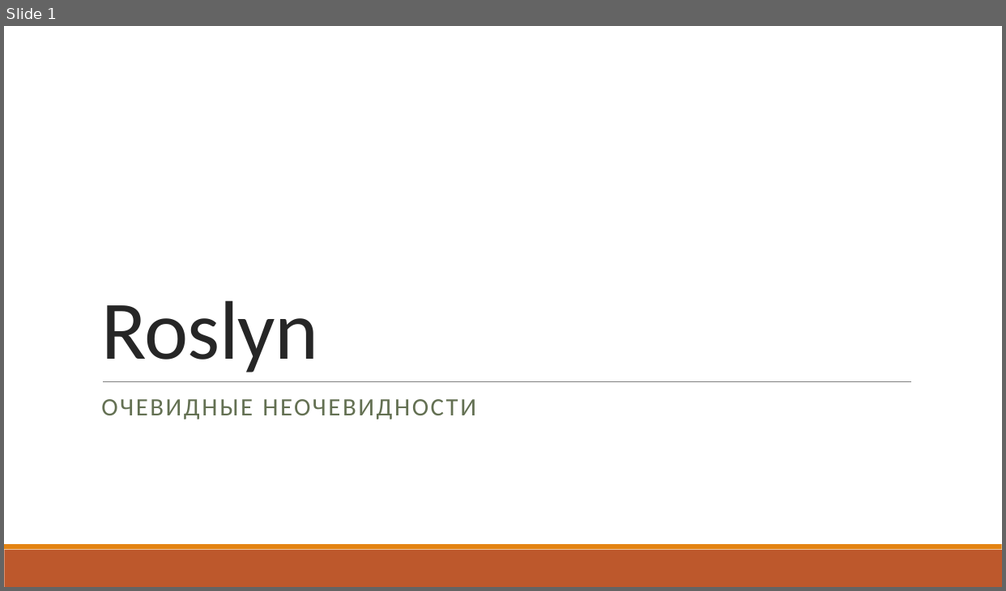
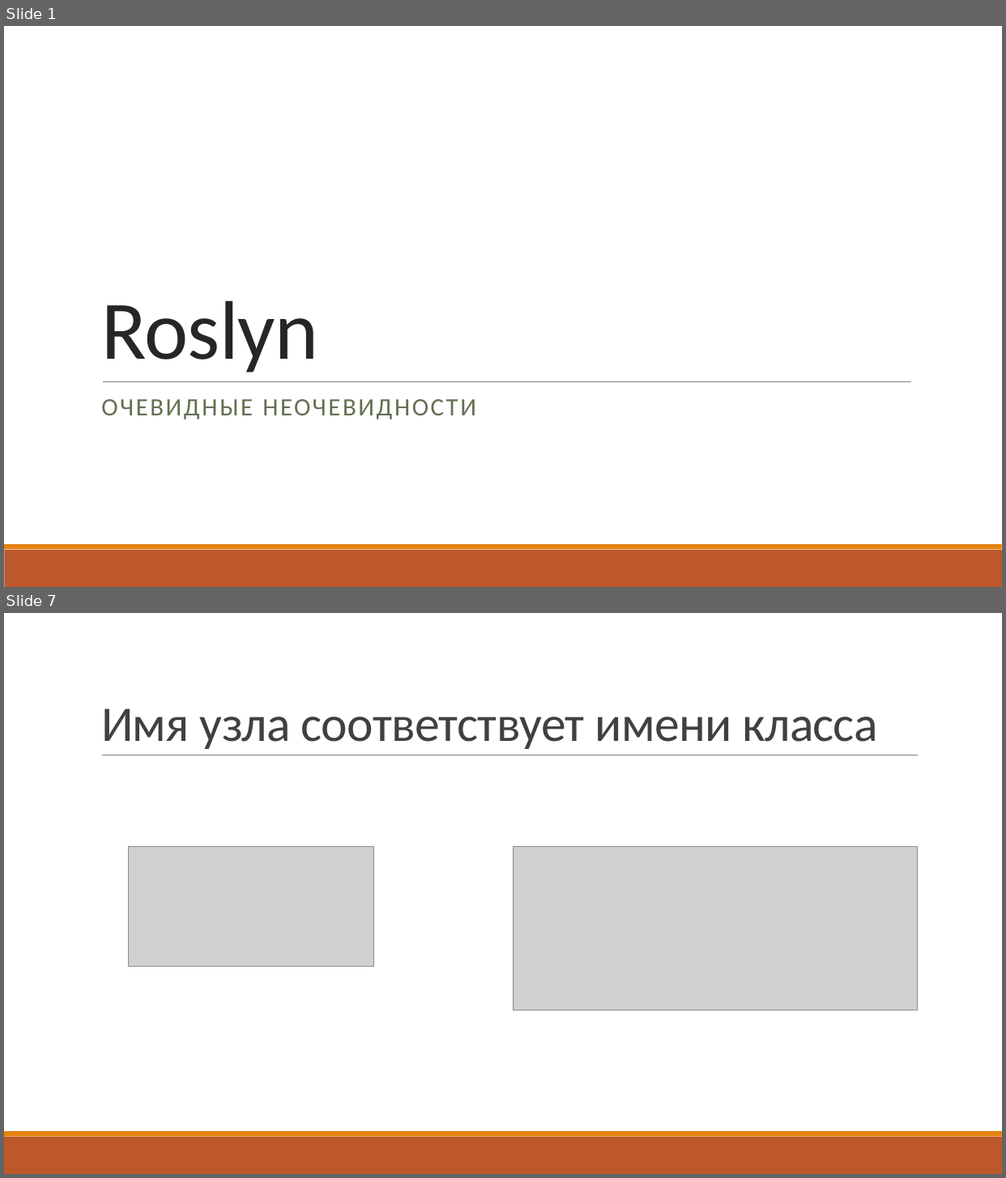
Before and after one commit to kugushev/presentations, a slide deck: P.pptx. Shown one above the other, each under a label of ours: slide 1 before the commit, slides 1 and 7 after it; the slides between them are not shown. The pictures are 1006x591 and 1006x1178 pixels, drawn with LibreOffice and Linux fonts; fonts in the diff are those of the drawing; grey boxes stand for pictures. Boxes give left, top, right and bottom in pixels: in the first picture for what was removed or moved away, otherwise in the second. Text is boxed around its words. In the diff, an @@ line names an element or a change of style, - is before the commit and + after.

```diff
--- a/P.pptx
+++ b/P.pptx
@@ slide 7 added at [4, 613, 1002, 1174], background #FFFFFF; not listed: 2 template elements that a slide beside it also shows @@
@@ title added at [101, 709, 878, 749], 48 pt, text #404040 @@
+Имя узла соответствует имени класса
@@ line added from (102, 756) to (918, 756), #808080 0.5 pt @@
@@ picture added at [128, 847, 374, 967] @@
@@ picture added at [513, 847, 918, 1012] @@
```
Also in this commit, not shown: 20 other slides added, 2 slides removed, 12 other files.
